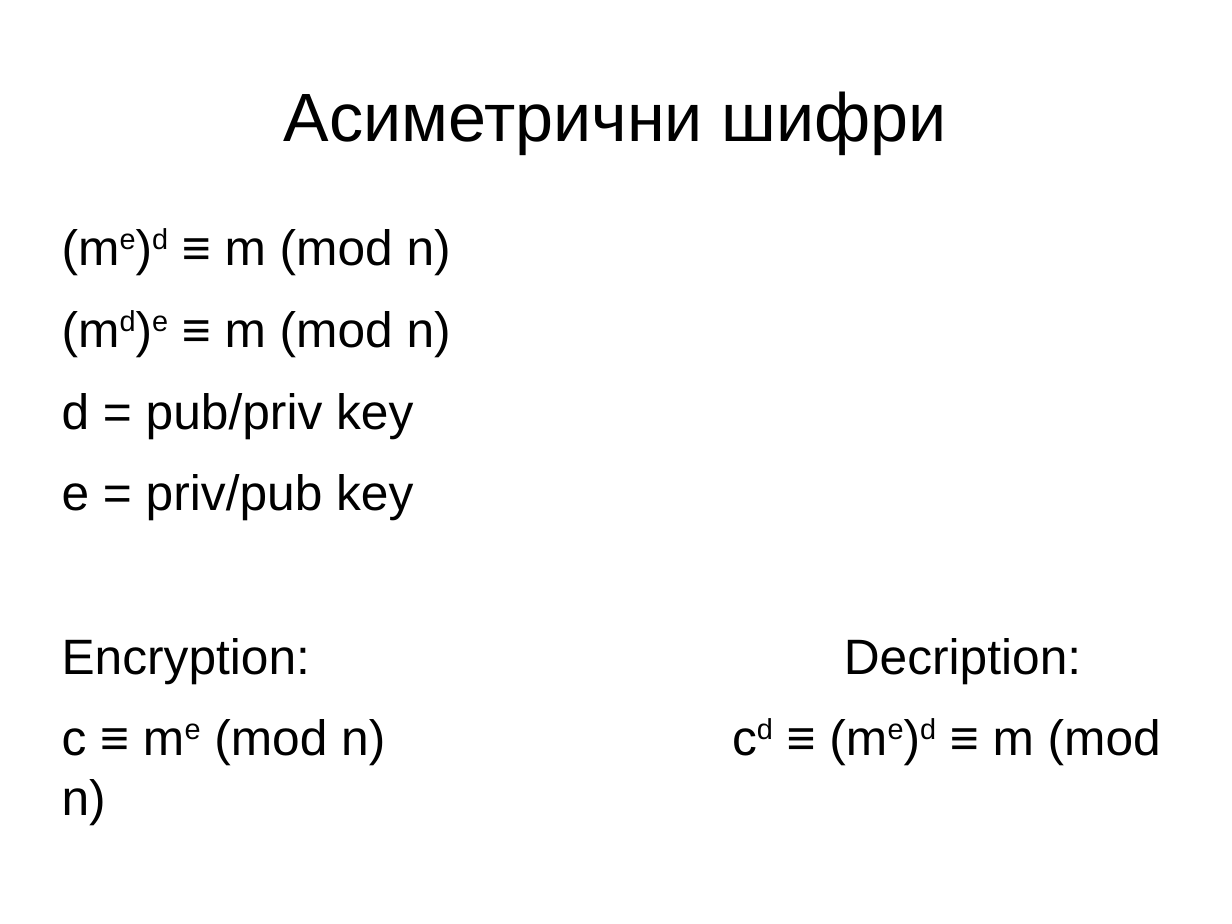
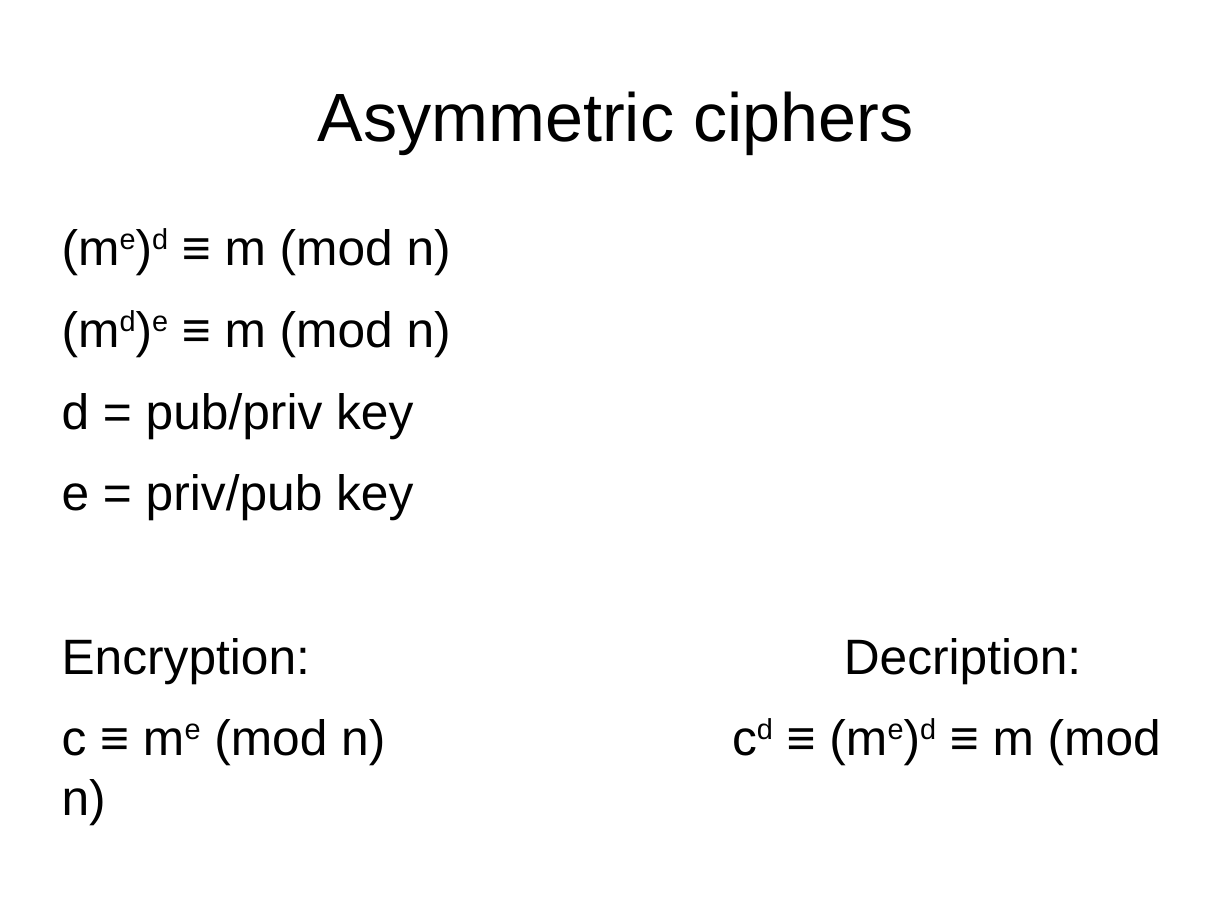
Before and after one commit to hackman/netsec1, a slide deck: slide 36 of presentations/cryptography.odp. Drawn at 1232x924 pixels with LibreOffice and Linux fonts; fonts in the diff are those of the drawing. Boxes give left, top, right and bottom in pixels: in the first picture for what was removed or moved away, otherwise in the second. Text is boxed around its words. In the diff, an @@ line names an element or a change of style, - is before the commit and + after.

```diff
--- a/presentations/cryptography.odp
+++ b/presentations/cryptography.odp
@@ title at (318, 91, 913, 153): text changed @@
-Асиметрични шифри
+Asymmetric ciphers
```
Also in this commit, not shown: 31 other slides changed, 8 slides added, 8 slides removed.
